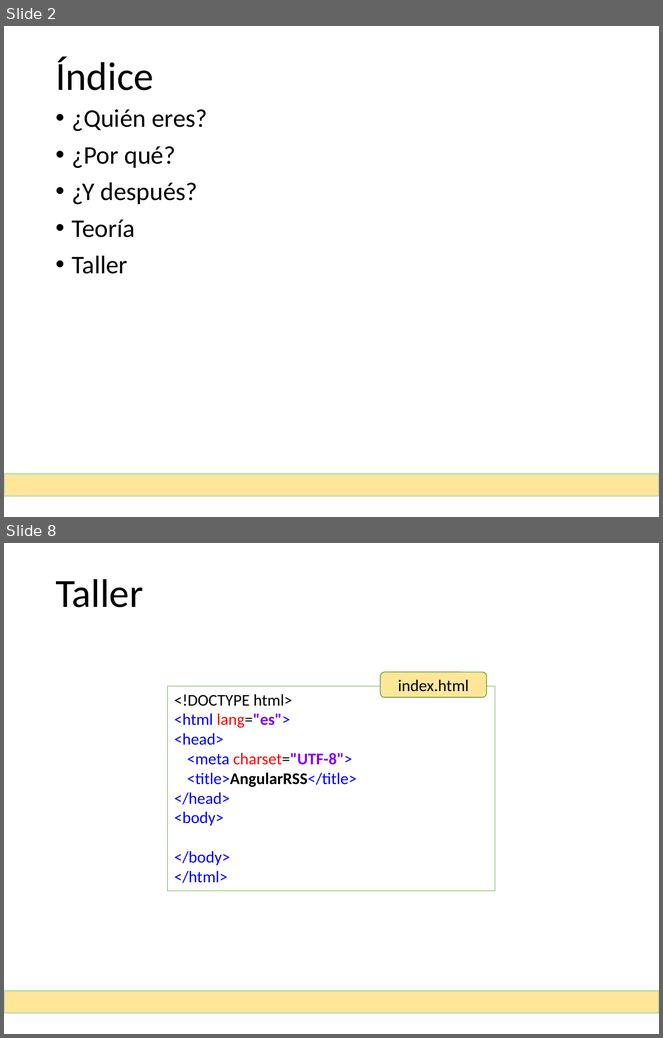
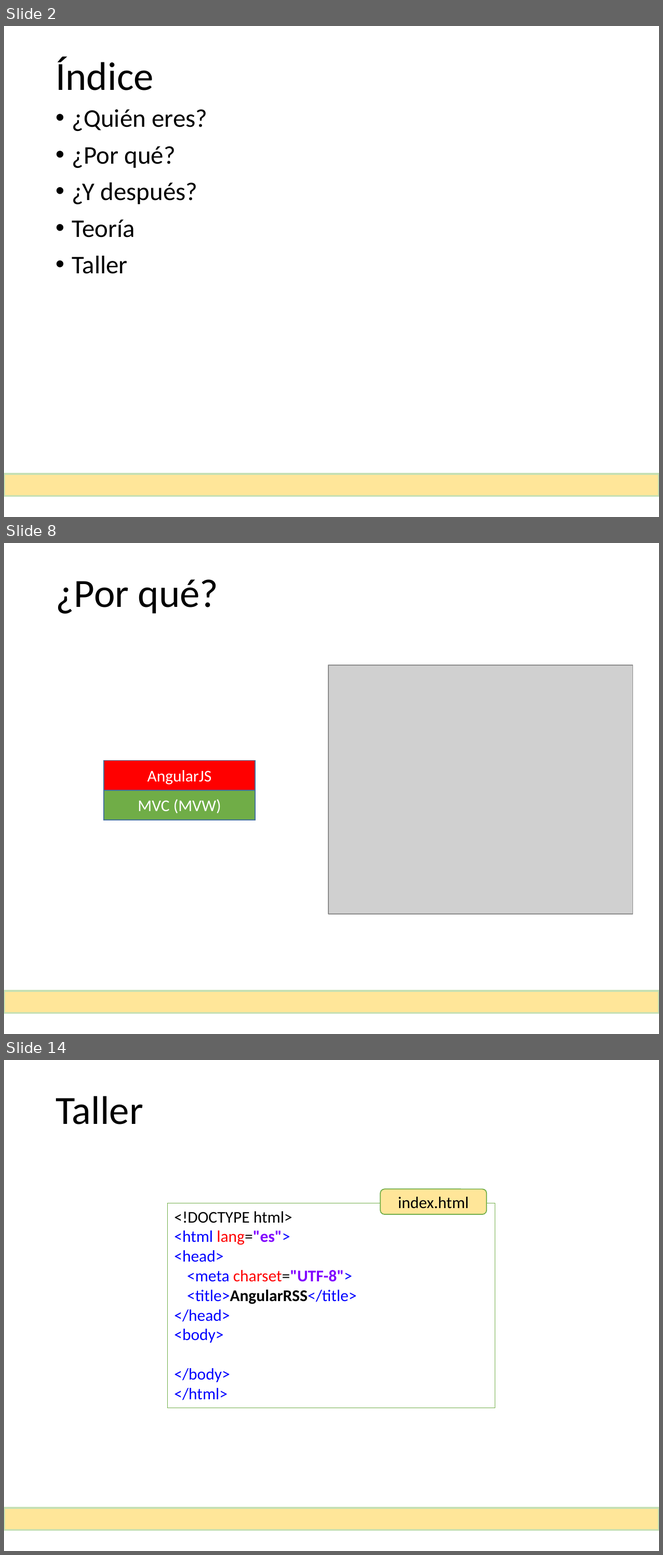
Before and after one commit to MarcosGinel/rss, a slide deck: documentacion/Taller de AngularJS.pptx. Shown one above the other, each under a label of ours: slides 2 and 8 before the commit, slides 2, 8 and 14 after it; the slides between them are not shown. The pictures are 663x1038 and 663x1555 pixels, drawn with LibreOffice and Linux fonts; fonts in the diff are those of the drawing; grey boxes stand for pictures. Boxes give left, top, right and bottom in pixels: in the first picture for what was removed or moved away, otherwise in the second. Text is boxed around its words. In the diff, an @@ line names an element or a change of style, - is before the commit and + after.

```diff
--- a/documentacion/Taller de AngularJS.pptx
+++ b/documentacion/Taller de AngularJS.pptx
@@ slide 8 added at <box>4,543,659,1034</box>, background #FFFFFF @@
@@ title added at <box>55,579,219,614</box>, 44 pt, text #000000 @@
+¿Por qué?
@@ picture added at <box>328,665,633,914</box> @@
@@ rectangle added at <box>104,760,255,790</box>, fill #FF0000, outline #43739E 1 pt, 18 pt, text #FFFFFF @@
+AngularJS
@@ rectangle added at <box>104,791,255,820</box>, fill #70AD47, outline #43739E 1 pt, 18 pt, text #FFFFFF @@
+MVC (MVW)
@@ rectangle added at <box>4,991,659,1013</box>, fill #FFE699, outline #C5E0B4 2.25 pt @@
@@ what was slide 8 is now slide 14 @@
```
Also in this commit, not shown: 7 slides changed, 20 other slides added, 3 slides removed, 2 other files.
